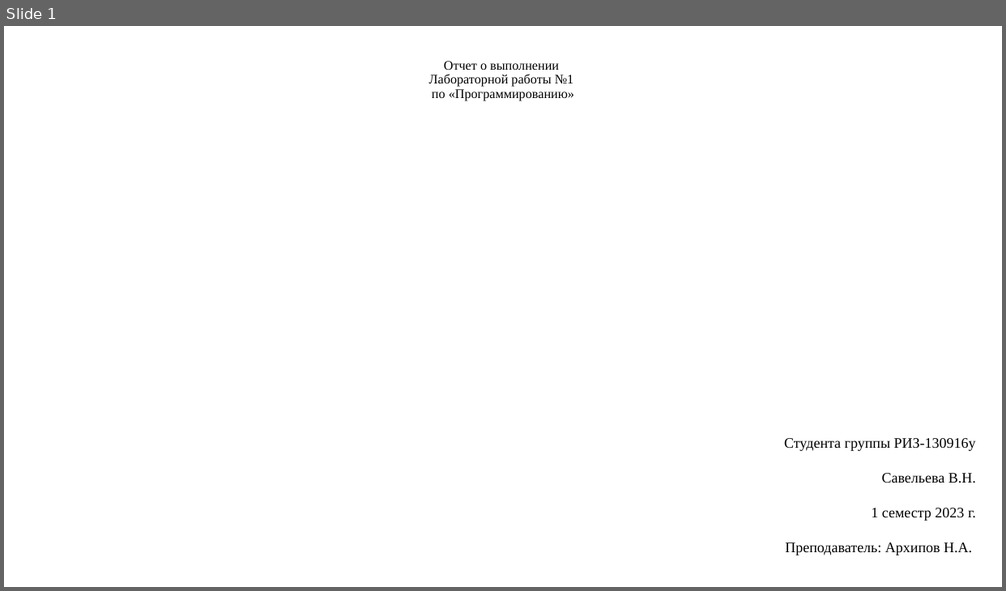
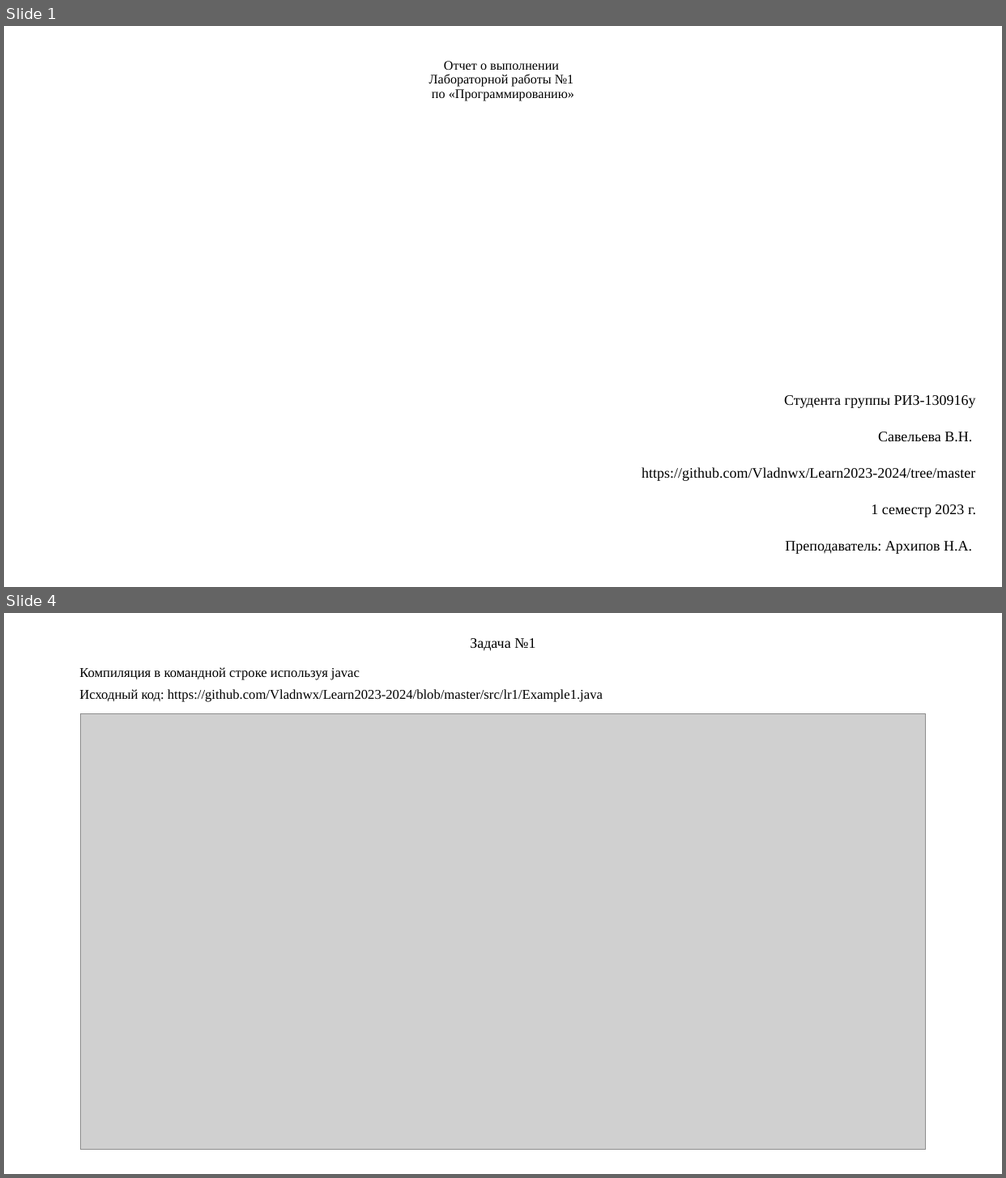
Before and after one commit to Vladnwx/Learn2023-2024, a slide deck: src/lr1/РИЗ-130916у Савельев В.Н. Отчет о выполнении ЛР1.pptx. Shown one above the other, each under a label of ours: slide 1 before the commit, slides 1 and 4 after it; the slides between them are not shown. The pictures are 1006x591 and 1006x1178 pixels, drawn with LibreOffice and Linux fonts; fonts in the diff are those of the drawing; grey boxes stand for pictures. Boxes give left, top, right and bottom in pixels: in the first picture for what was removed or moved away, otherwise in the second. Text is boxed around its words. In the diff, an @@ line names an element or a change of style, - is before the commit and + after.

```diff
--- a/src/lr1/РИЗ-130916у Савельев В.Н. Отчет о выполнении ЛР1.pptx
+++ b/src/lr1/РИЗ-130916у Савельев В.Н. Отчет о выполнении ЛР1.pptx
@@ slide 4 added at (4,613,1002,1174), background #FFFFFF @@
@@ title added at (470,638,535,651), 14 pt, text #000000 @@
+Задача №1
@@ text added at (79,667,603,701), 12.9 pt, text #000000 @@
+Компиляция в командной строке используя javac
+Исходный код: https://github.com/Vladnwx/Learn2023-2024/blob/master/src/lr1/Example1.java
@@ picture added at (80,714,926,1150) @@
@@ slide 1 changed as well @@
@@ subtitle "Студента группы РИЗ-130916у": place and size @@
-subtitle "Студента группы РИЗ-130916у" at (784,438,976,556)
+subtitle "Студента группы РИЗ-130916у" at (641,395,976,554)
@@ subtitle at (784,395,976,554): line spacing 1.4 to 1.5 @@
@@ subtitle at (641,467,975,481): paragraph added @@
+https://github.com/Vladnwx/Learn2023-2024/tree/master
```
Also in this commit, not shown: 1 other slide changed, 18 other slides added, 2 slides removed, 1 other file.
